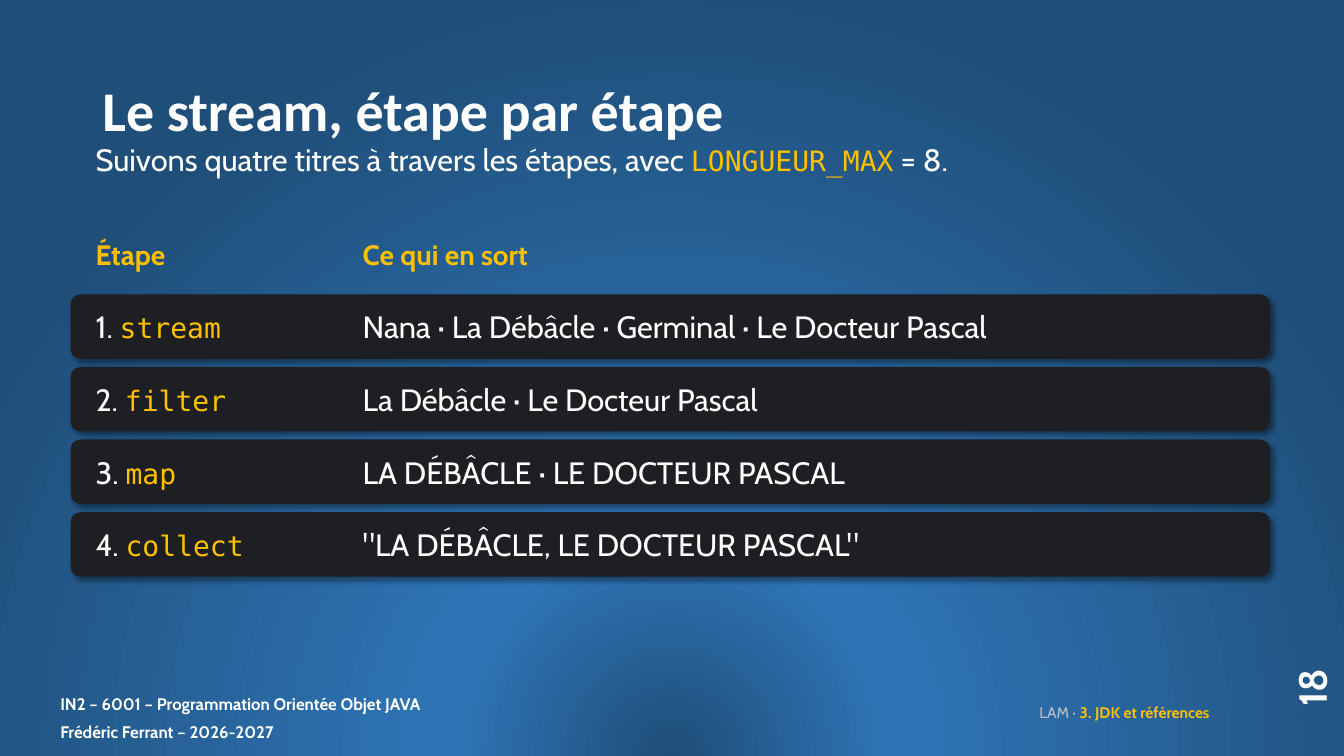
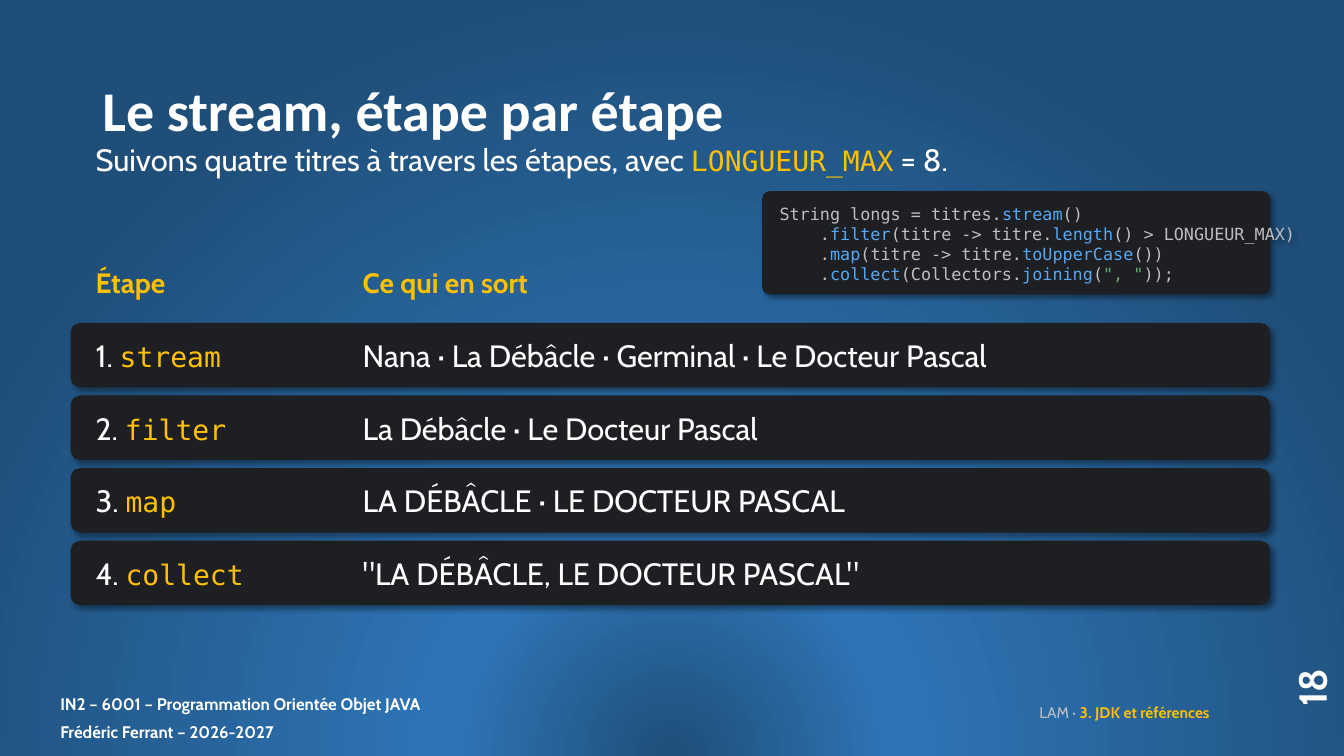
Before and after one commit to ferrantbe/ExercicesJavaClaude, a slide deck: slide 18 of _slides/remanies/13. LAM_slides.pptx. Drawn at 1344x756 pixels with LibreOffice and Linux fonts; fonts in the diff are those of the drawing. Boxes give left, top, right and bottom in pixels: in the first picture for what was removed or moved away, otherwise in the second. Text is boxed around its words. In the diff, an @@ line names an element or a change of style, - is before the commit and + after.

Commit message:
Remaniement initial du deck FX1_slides

```diff
--- a/_slides/remanies/13. LAM_slides.pptx
+++ b/_slides/remanies/13. LAM_slides.pptx
@@ rounded rectangle added at (x1=762, y1=192, x2=1270, y2=294), fill #1D1F22, 12 pt, text #BCBEC4 @@
+String longs = titres.stream()
+.filter(titre -> titre.length() > LONGUEUR_MAX)
+.map(titre -> titre.toUpperCase())
+.collect(Collectors.joining(", "));
@@ 10 texts, 4 rounded rectangles moved together from (x1=71, y1=241, x2=1270, y2=577) to (x1=71, y1=270, x2=1270, y2=605) @@
```
Also in this commit, not shown: 7 other files.
